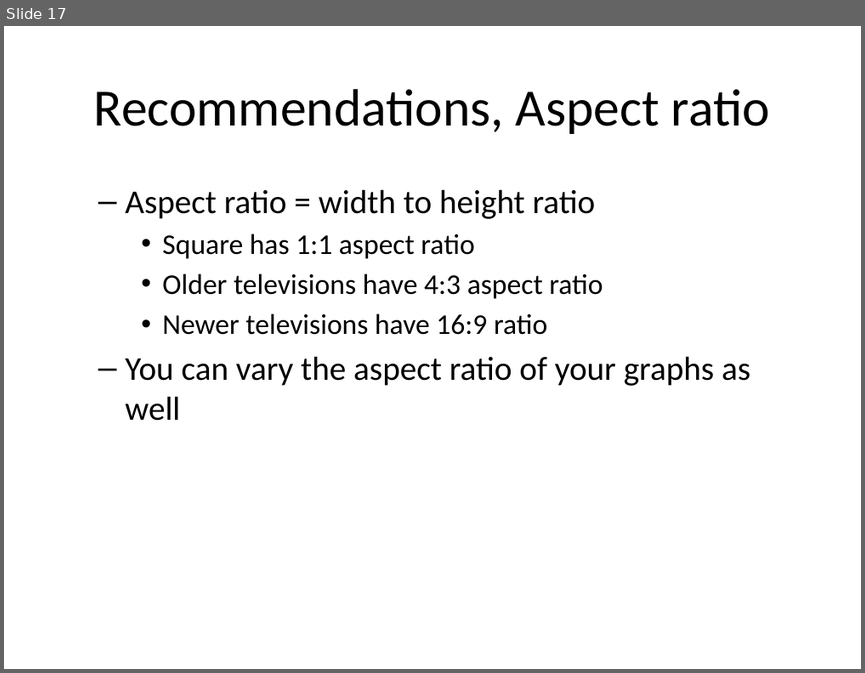
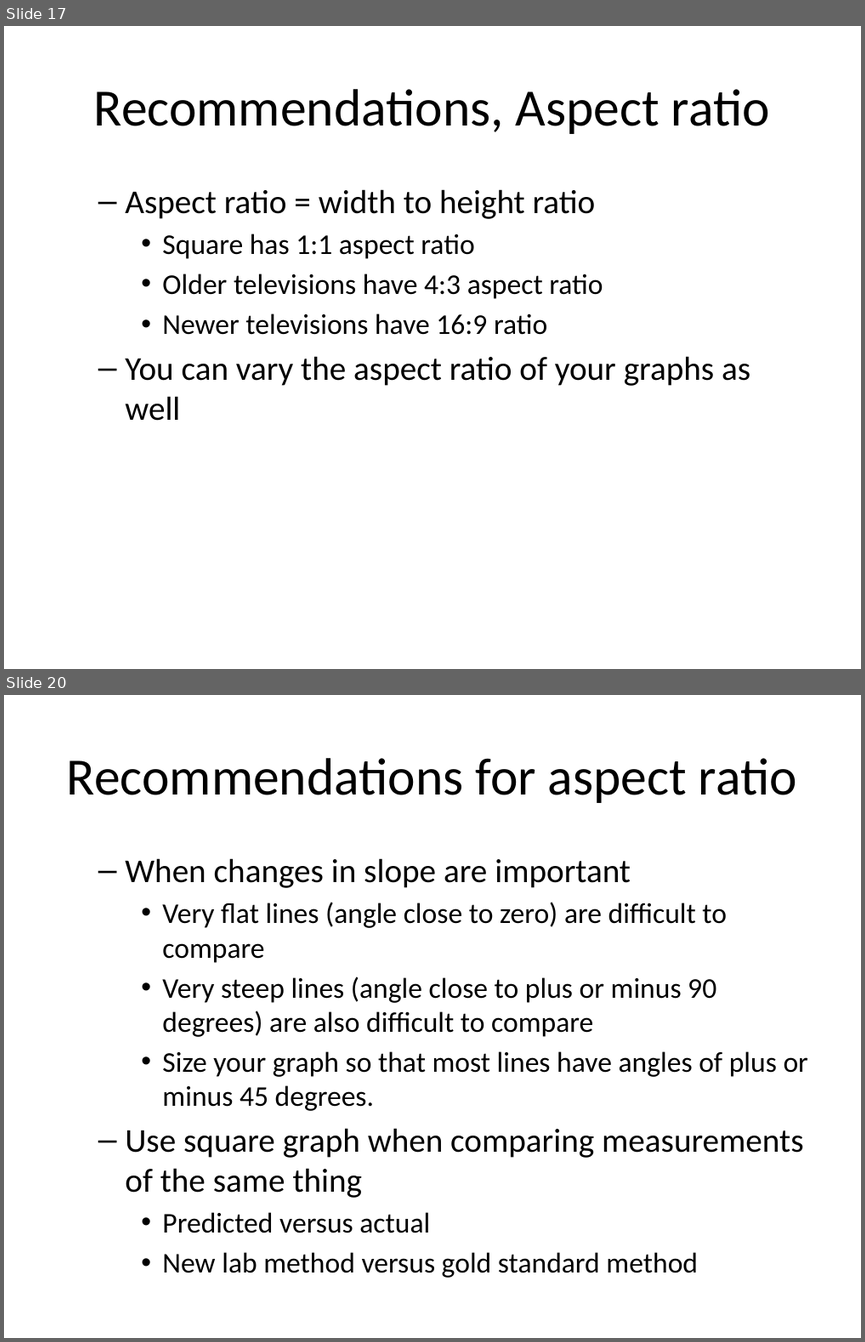
Before and after one commit to pmean/data-visualization, a slide deck: data-viz-03/component/recommendations-linegraphs.pptx. Shown one above the other, each under a label of ours: slide 17 before the commit, slides 17 and 20 after it; the slides between them are not shown. The pictures are 865x673 and 865x1342 pixels, drawn with LibreOffice and Linux fonts; fonts in the diff are those of the drawing. Boxes give left, top, right and bottom in pixels: in the first picture for what was removed or moved away, otherwise in the second. Text is boxed around its words. In the diff, an @@ line names an element or a change of style, - is before the commit and + after.

```diff
--- a/data-viz-03/component/recommendations-linegraphs.pptx
+++ b/data-viz-03/component/recommendations-linegraphs.pptx
@@ slide 20 added at <box>4,695,861,1338</box>, background #FFFFFF @@
@@ title added at <box>67,758,797,803</box>, 44 pt, text #000000 @@
+Recommendations for aspect ratio
@@ text added at <box>125,858,808,1277</box>, 24 pt, text #000000 @@
+  – When changes in slope are important
+    • Very flat lines (angle close to zero) are difficult to compare
+    • Very steep lines (angle close to plus or minus 90 degrees) are also difficult to compare
+    • Size your graph so that most lines have angles of plus or minus 45 degrees.
+  – Use square graph when comparing measurements of the same thing
+    • Predicted versus actual
+    • New lab method versus gold standard method
```
Also in this commit, not shown: 3 slides changed, 7 other files.
